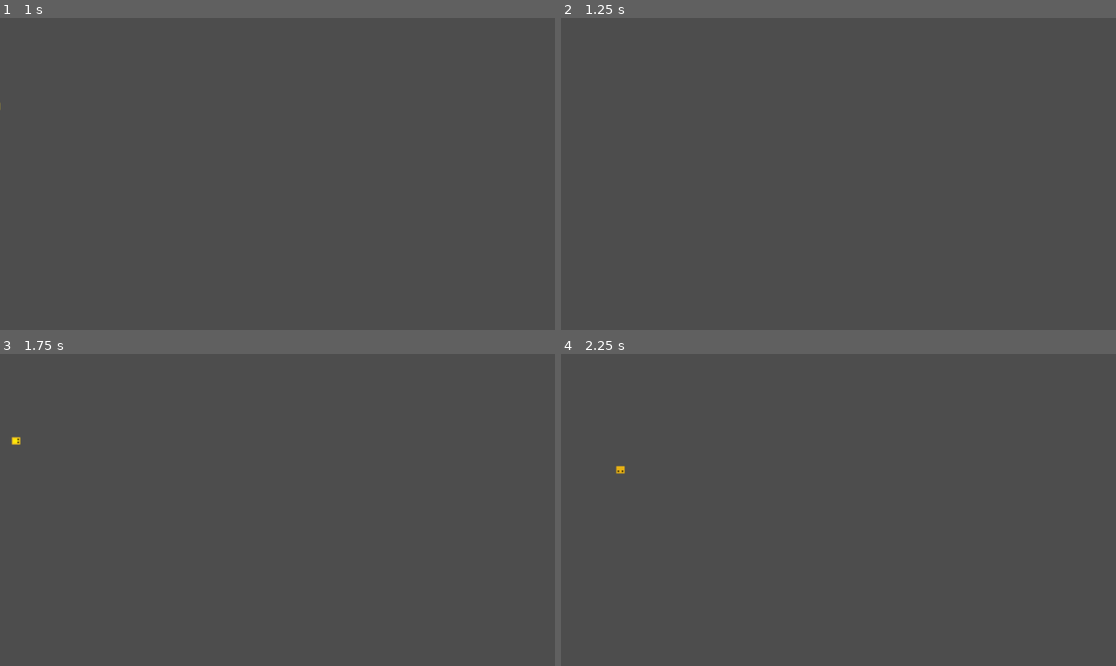
Above: before the commit, frames 1-4 (two rows, left to right).
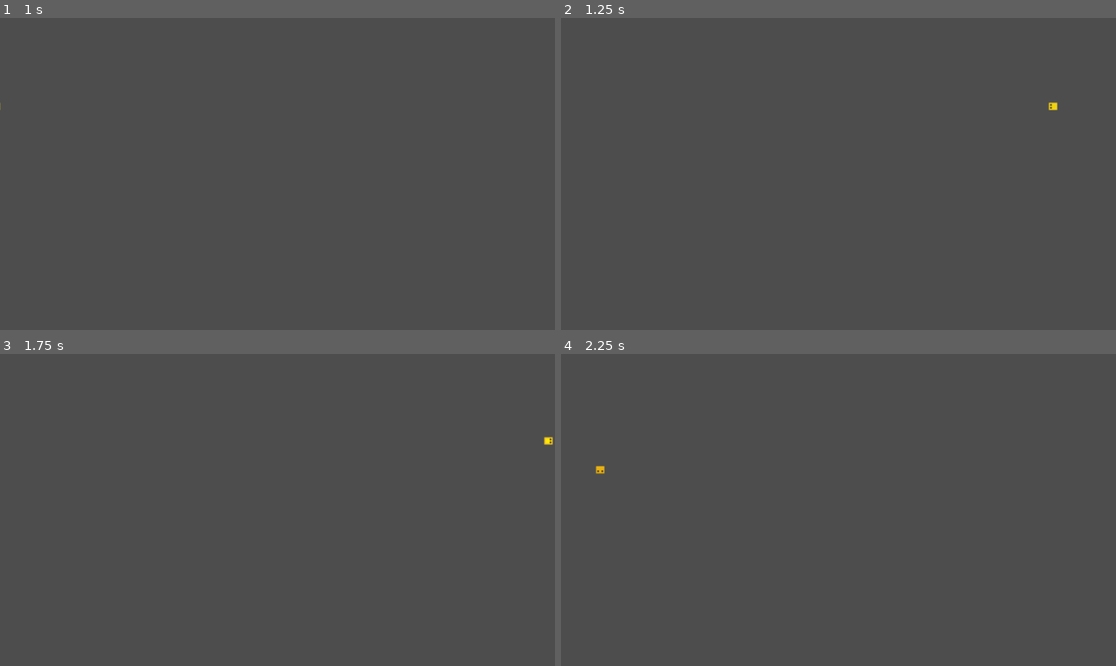
Above: after the commit, the same moments.

Repository: terenceithaque/Snake_Godot
Game: Godot game, scene res://title_screen.tscn
The game is run twice, just before and just after one commit, with the same random seed, the same clock (stepped at 60 frames per second) and the same inputs. Sound files missing from this copy of the repository are replaced by a short silence.
Inputs (mouse positions are in pixels of both pictures, inside the frame that each line leads up to):
- Up to frame 1 (1 s): click "Jouer" at 0.5 s
- Up to frame 2 (1.25 s): no input
- Up to frame 3 (1.75 s): move the mouse to (399, 494) at 1.27 s; hold Right (move_right) from 1.28 s (still down)
- Up to frame 4 (2.25 s): move the mouse to (727, 525) at 2.02 s; release Right (move_right) at 2.03 s; hold Down (move_down) from 2.03 s (still down)

Frame 1 is identical in both runs. In frame 2, less than 0.1% of the frame differs, in the area x 87-90%, y 26-30%; in frame 3, less than 0.1%, in the area x 2-100%, y 26-30%; in frame 4, less than 0.1%.

Commit message:
Repositionnement de la tête quand elle sort de l'écran

Diff:
--- a/snake.gd
+++ b/snake.gd
@@ -87,12 +87,25 @@
 	head_sprite.move_local_x(-5)
 
 
+
+	# Repositionner la tête si elle sort de l'écran
+	if head_sprite.position.x < 0:
+		head_sprite.position.x = 1100
+
+
+
+
 func move_right():
 	"""Déplace le serpent vers la droite."""
 
 	# Déplacer la tête
 	head_sprite.move_local_x(5)
 
+	var window_size = DisplayServer.window_get_size()
+
+	# Repositionner la tête si elle sort de l'écran
+	if head_sprite.position.x > window_size.x:
+		head_sprite.position.x = 8
 
 func move_up():
 	"""Déplace le serpent vers le haut."""
@@ -100,12 +113,21 @@
 	# Déplacer la tête
 	head_sprite.move_local_y(-5)
 
+	# Repositionner la tête si elle sort de l'écran
+	if head_sprite.position.y < 0:
+		head_sprite.position.y = 8
+
 
 func move_down():
 	"""Déplace le serpent vers le bas."""
 
 	# Déplacer la tête
 	head_sprite.move_local_y(5)
+
+	var window_size = DisplayServer.window_get_size()
+
+	if head_sprite.position.y > window_size.y:
+		head_sprite.position.y = 8
 
 
 
